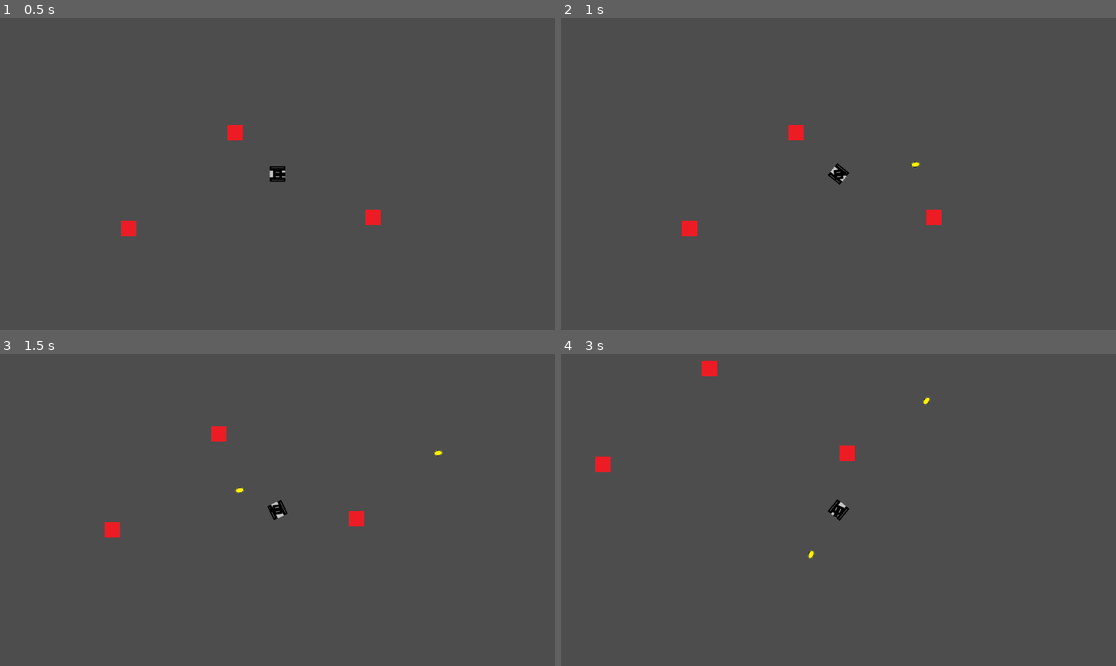
Above: before the commit, frames 1-4 (two rows, left to right).
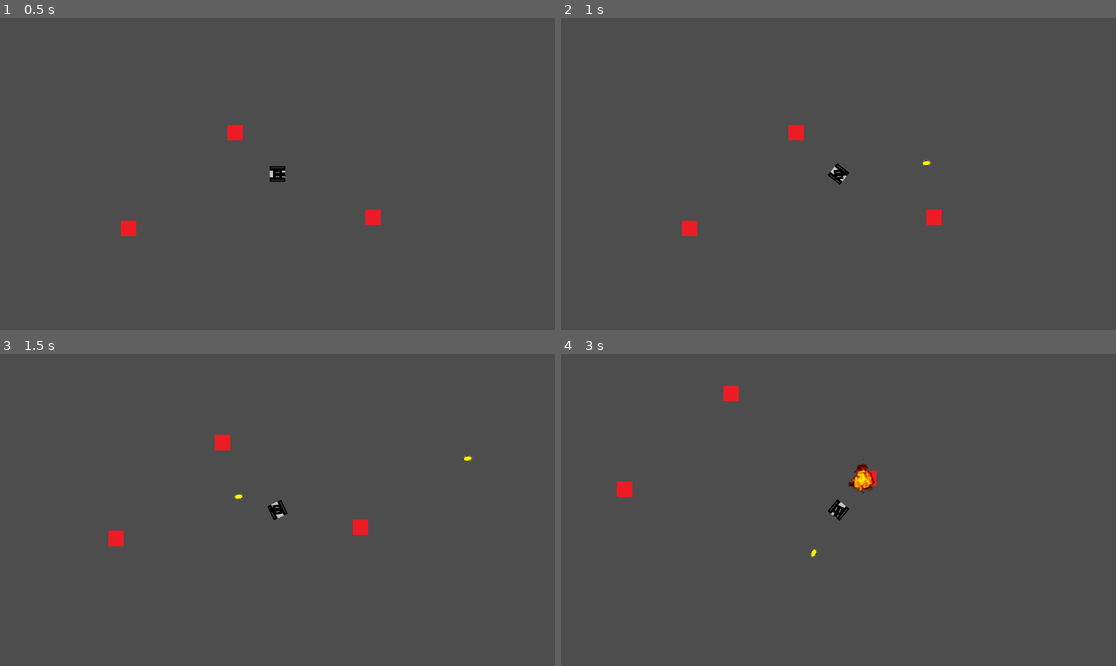
Above: after the commit, the same moments.

Repository: TheCrusty/Biotank-demake
Game: Godot game, scene res://levels/test_level.tscn
Two runs of this game, one before a commit and one after it. Both use one fixed random seed, a clock stepped at 60 frames per second and the inputs below.
Inputs (mouse positions are in pixels of both pictures, inside the frame that each line leads up to):
- Up to frame 1 (0.5 s): no input
- Up to frame 2 (1 s): tap Enter at 0.5 s; move the mouse to (960, 158) at 0.52 s; hold D (Rotate_Right) from 0.53 s (still down); tap Space (Shoot) at 0.6 s
- Up to frame 3 (1.5 s): move the mouse to (166, 525) at 1.27 s; release D (Rotate_Right) at 1.28 s; hold S (Reverse) from 1.28 s (still down); tap Space (Shoot) at 1.35 s
- Up to frame 4 (3 s): move the mouse to (894, 441) at 2.02 s; release S (Reverse) at 2.03 s; hold D (Rotate_Right) 2.03-2.78 s; tap Space (Shoot) at 2.1, 2.85 s; move the mouse to (810, 572) at 2.77 s; hold W (Forward) from 2.78 s (still down)

Frame 1 is identical in both runs. In frame 2, less than 0.1% of the frame differs, in the area x 63-67%, y 45-48%; in frame 3, 0.7%; in frame 4, 1.1%, in the area x 6-67%, y 2-66%.

Commit message:
added an explosion animation to projectiles

Diff:
--- a/levels/player.gd
+++ b/levels/player.gd
@@ -1,6 +1,6 @@
 extends CharacterBody2D
 
-@export var speed = 400
+@export var speed = 300
 @export var rotation_speed = 1.5
 
 var projectile = preload("res://levels/projectile.tscn")
--- a/levels/projectile.gd
+++ b/levels/projectile.gd
@@ -1,17 +1,21 @@
 extends Area2D
-var speed = 420
 
-# Called when the node enters the scene tree for the first time.
-func _ready():
-	pass # Replace with function body.
+@export var speed = 480
+@export var damage = 1
 
+var exploding = false
 
-# Called every frame. 'delta' is the elapsed time since the previous frame.
 func _process(delta):
-	position += transform.x * speed * delta
-
+	if not exploding:
+		position += transform.x * speed * delta
 
 func _on_area_entered(area):
 	if area.get_parent().has_method("takeDamage"):
-		area.get_parent().takeDamage(1)
-		queue_free()
+		area.get_parent().takeDamage(damage)
+		exploding = true
+		$Sprite2D.visible = false
+		$Explosion.visible = true
+		$Explosion.play("Explode")
+
+func _on_explosion_animation_finished():
+	queue_free()
--- a/levels/projectile.tscn
+++ b/levels/projectile.tscn
@@ -1,9 +1,130 @@
-[gd_scene load_steps=4 format=3 uid="uid://dqebdniq5u8ht"]
+[gd_scene load_steps=22 format=3 uid="uid://bxgw46pxsh44s"]
 
 [ext_resource type="Texture2D" uid="uid://cawywum0pw1md" path="res://resources/Lemon.png" id="1_exf54"]
 [ext_resource type="Script" path="res://levels/projectile.gd" id="1_i74gw"]
+[ext_resource type="Texture2D" uid="uid://c3xnx5iqmjtbx" path="res://resources/exp2_0.png" id="3_44lpk"]
 
 [sub_resource type="CircleShape2D" id="CircleShape2D_cs0t2"]
+
+[sub_resource type="AtlasTexture" id="AtlasTexture_b8yyb"]
+atlas = ExtResource("3_44lpk")
+region = Rect2(0, 0, 64, 64)
+
+[sub_resource type="AtlasTexture" id="AtlasTexture_u50w7"]
+atlas = ExtResource("3_44lpk")
+region = Rect2(64, 0, 64, 64)
+
+[sub_resource type="AtlasTexture" id="AtlasTexture_lury4"]
+atlas = ExtResource("3_44lpk")
+region = Rect2(128, 0, 64, 64)
+
+[sub_resource type="AtlasTexture" id="AtlasTexture_4dpfy"]
+atlas = ExtResource("3_44lpk")
+region = Rect2(192, 0, 64, 64)
+
+[sub_resource type="AtlasTexture" id="AtlasTexture_g6tmk"]
+atlas = ExtResource("3_44lpk")
+region = Rect2(0, 64, 64, 64)
+
+[sub_resource type="AtlasTexture" id="AtlasTexture_qhit0"]
+atlas = ExtResource("3_44lpk")
+region = Rect2(64, 64, 64, 64)
+
+[sub_resource type="AtlasTexture" id="AtlasTexture_cmbex"]
+atlas = ExtResource("3_44lpk")
+region = Rect2(128, 64, 64, 64)
+
+[sub_resource type="AtlasTexture" id="AtlasTexture_xdih2"]
+atlas = ExtResource("3_44lpk")
+region = Rect2(192, 64, 64, 64)
+
+[sub_resource type="AtlasTexture" id="AtlasTexture_3uc0x"]
+atlas = ExtResource("3_44lpk")
+region = Rect2(0, 128, 64, 64)
+
+[sub_resource type="AtlasTexture" id="AtlasTexture_soh1e"]
+atlas = ExtResource("3_44lpk")
+region = Rect2(64, 128, 64, 64)
+
+[sub_resource type="AtlasTexture" id="AtlasTexture_6no1r"]
+atlas = ExtResource("3_44lpk")
+region = Rect2(128, 128, 64, 64)
+
+[sub_resource type="AtlasTexture" id="AtlasTexture_k16j0"]
+atlas = ExtResource("3_44lpk")
+region = Rect2(192, 128, 64, 64)
+
+[sub_resource type="AtlasTexture" id="AtlasTexture_5fdaj"]
+atlas = ExtResource("3_44lpk")
+region = Rect2(0, 192, 64, 64)
+
+[sub_resource type="AtlasTexture" id="AtlasTexture_oy8rb"]
+atlas = ExtResource("3_44lpk")
+region = Rect2(64, 192, 64, 64)
+
+[sub_resource type="AtlasTexture" id="AtlasTexture_kji25"]
+atlas = ExtResource("3_44lpk")
+region = Rect2(128, 192, 64, 64)
+
+[sub_resource type="AtlasTexture" id="AtlasTexture_qp1as"]
+atlas = ExtResource("3_44lpk")
+region = Rect2(192, 192, 64, 64)
+
+[sub_resource type="SpriteFrames" id="SpriteFrames_p4lll"]
+animations = [{
+"frames": [{
+"duration": 1.0,
+"texture": SubResource("AtlasTexture_b8yyb")
+}, {
+"duration": 1.0,
+"texture": SubResource("AtlasTexture_u50w7")
+}, {
+"duration": 1.0,
+"texture": SubResource("AtlasTexture_lury4")
+}, {
+"duration": 1.0,
+"texture": SubResource("AtlasTexture_4dpfy")
+}, {
+"duration": 1.0,
+"texture": SubResource("AtlasTexture_g6tmk")
+}, {
+"duration": 1.0,
+"texture": SubResource("AtlasTexture_qhit0")
+}, {
+"duration": 1.0,
+"texture": SubResource("AtlasTexture_cmbex")
+}, {
+"duration": 1.0,
+"texture": SubResource("AtlasTexture_xdih2")
+}, {
+"duration": 1.0,
+"texture": SubResource("AtlasTexture_3uc0x")
+}, {
+"duration": 1.0,
+"texture": SubResource("AtlasTexture_soh1e")
+}, {
+"duration": 1.0,
+"texture": SubResource("AtlasTexture_6no1r")
+}, {
+"duration": 1.0,
+"texture": SubResource("AtlasTexture_k16j0")
+}, {
+"duration": 1.0,
+"texture": SubResource("AtlasTexture_5fdaj")
+}, {
+"duration": 1.0,
+"texture": SubResource("AtlasTexture_oy8rb")
+}, {
+"duration": 1.0,
+"texture": SubResource("AtlasTexture_kji25")
+}, {
+"duration": 1.0,
+"texture": SubResource("AtlasTexture_qp1as")
+}],
+"loop": false,
+"name": &"Explode",
+"speed": 8.0
+}]
 
 [node name="Projectile" type="Area2D"]
 collision_layer = 2
@@ -16,4 +137,10 @@
 [node name="Sprite2D" type="Sprite2D" parent="."]
 texture = ExtResource("1_exf54")
 
+[node name="Explosion" type="AnimatedSprite2D" parent="."]
+visible = false
+sprite_frames = SubResource("SpriteFrames_p4lll")
+animation = &"Explode"
+
 [connection signal="area_entered" from="." to="." method="_on_area_entered"]
+[connection signal="animation_finished" from="Explosion" to="." method="_on_explosion_animation_finished"]
Binary file added: resources/exp2_0.png
Not shown, added: resources/exp2_0.png.import
